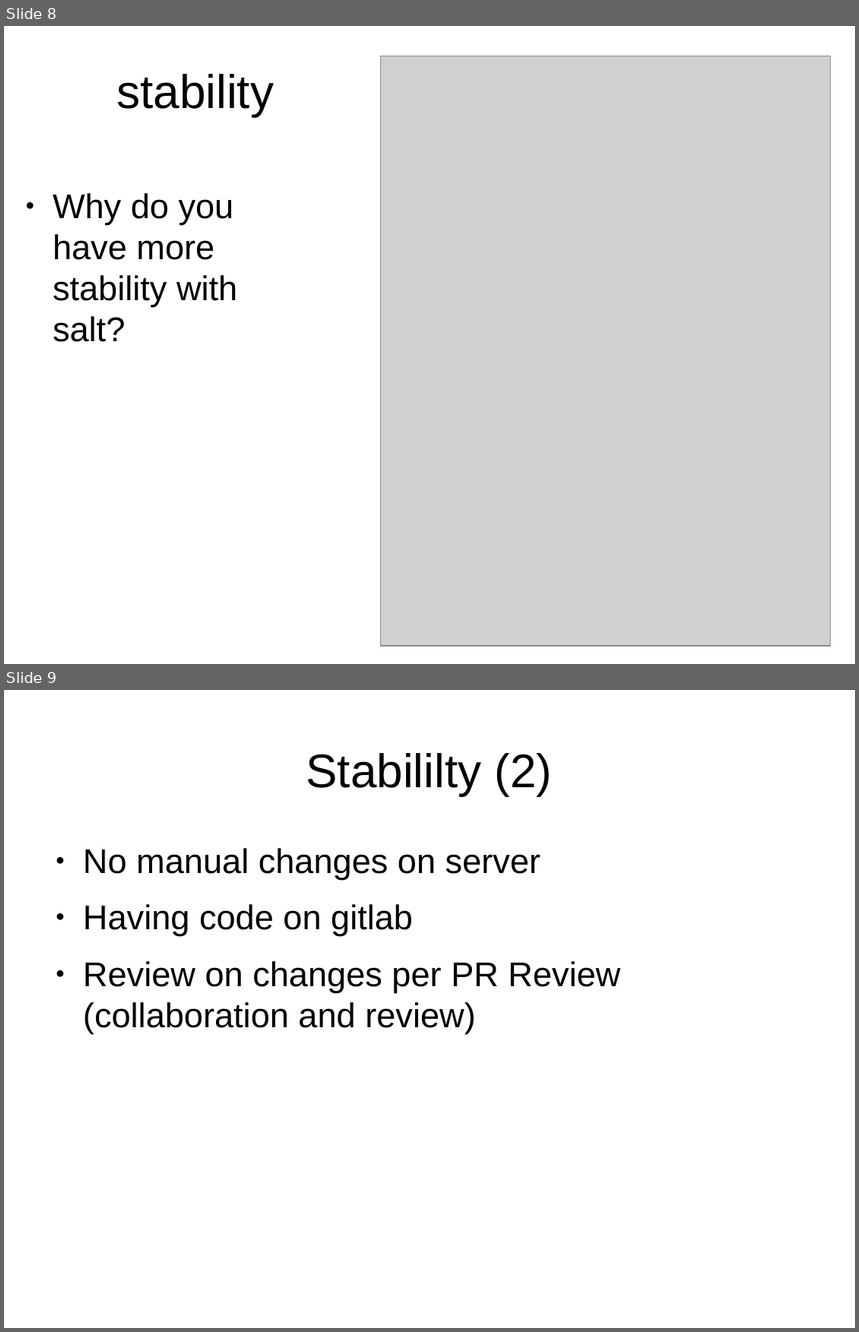
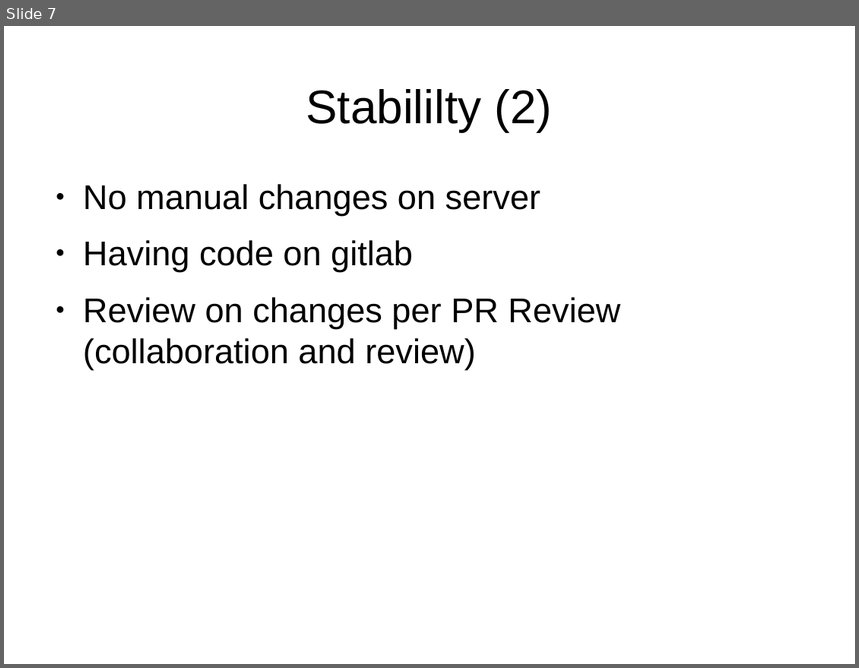
Before and after one commit to MalloZup/presentations, a slide deck: 2018/salt-ssh/salt-ssh.odp. Shown one above the other, each under a label of ours: slides 8 and 9 before the commit, slide 7 after it. The pictures are 859x1332 and 859x668 pixels, drawn with LibreOffice and Linux fonts; fonts in the diff are those of the drawing; grey boxes stand for pictures. Boxes give left, top, right and bottom in pixels: in the first picture for what was removed or moved away, otherwise in the second. Text is boxed around its words. In the diff, an @@ line names an element or a change of style, - is before the commit and + after.

```diff
--- a/2018/salt-ssh/salt-ssh.odp
+++ b/2018/salt-ssh/salt-ssh.odp
@@ slide 8 removed at bbox=[4, 26, 855, 664], background #FFFFFF @@
@@ picture removed at bbox=[381, 56, 831, 646] @@
@@ title removed at bbox=[116, 74, 274, 116] @@
-stability
@@ text removed at bbox=[53, 193, 237, 342] @@
-● Why do you have more stability with salt?
@@ what was slide 9 is now slide 7 @@
```
Also in this commit, not shown: 6 slides changed, 7 slides added, 4 other slides removed.
